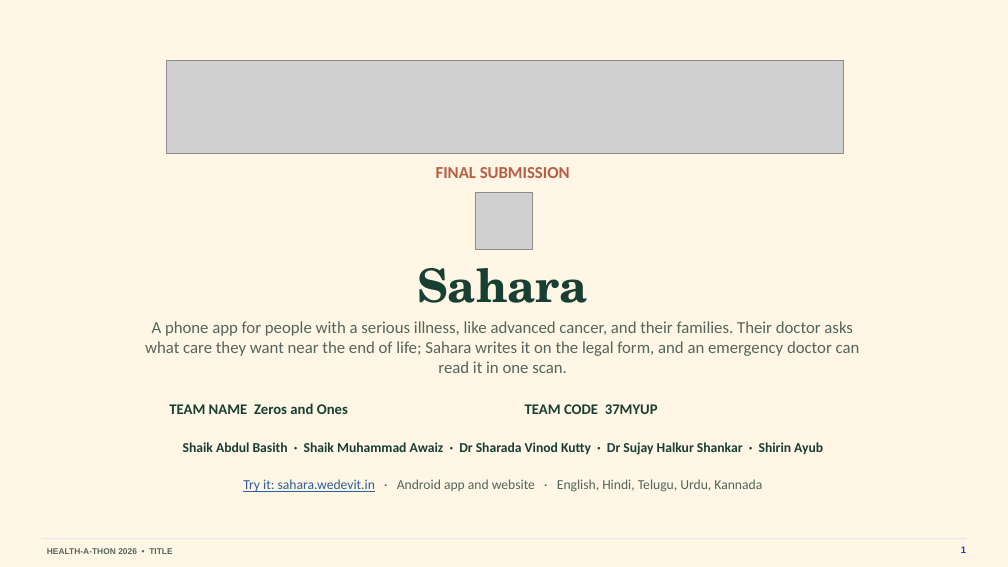
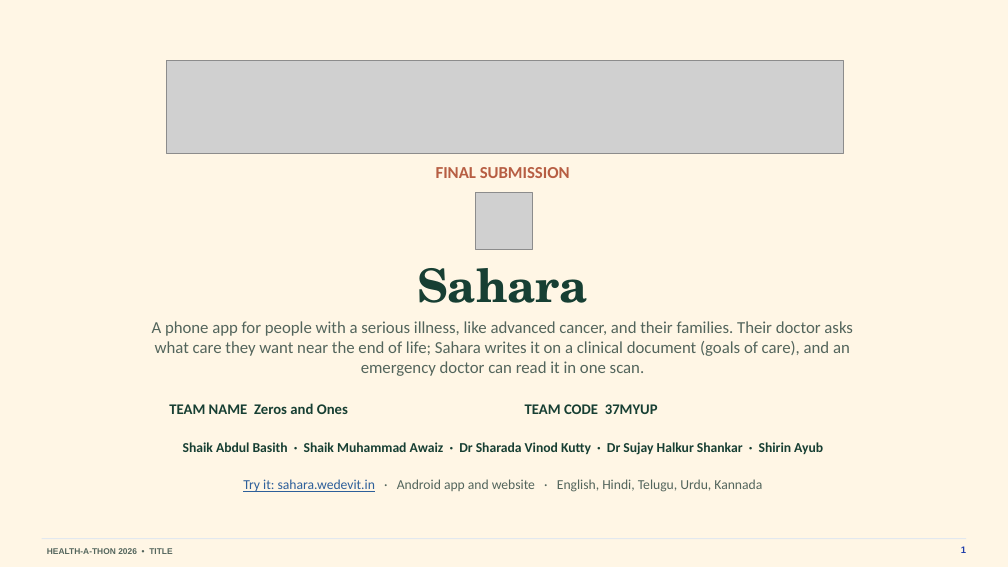
Before and after one commit to basithladdu/healthathon, a slide deck: slide 1 of output/final-submission/Sahara-Final-Presentation.pptx. Drawn at 1008x567 pixels with LibreOffice and Linux fonts; fonts in the diff are those of the drawing; grey boxes stand for pictures. Boxes give left, top, right and bottom in pixels: in the first picture for what was removed or moved away, otherwise in the second. Text is boxed around its words. In the diff, an @@ line names an element or a change of style, - is before the commit and + after.

```diff
--- a/output/final-submission/Sahara-Final-Presentation.pptx
+++ b/output/final-submission/Sahara-Final-Presentation.pptx
@@ text at box(152, 321, 853, 376): text changed @@
-A phone app for people with a serious illness, like advanced cancer, and their families. Their doctor asks what care they want near the end of life; Sahara writes it on the legal form, and an emergency doctor can read it in one scan.
+A phone app for people with a serious illness, like advanced cancer, and their families. Their doctor asks what care they want near the end of life; Sahara writes it on a clinical document (goals of care), and an emergency doctor can read it in one scan.
```
Also in this commit, not shown: 10 other slides changed, 11 other files.
